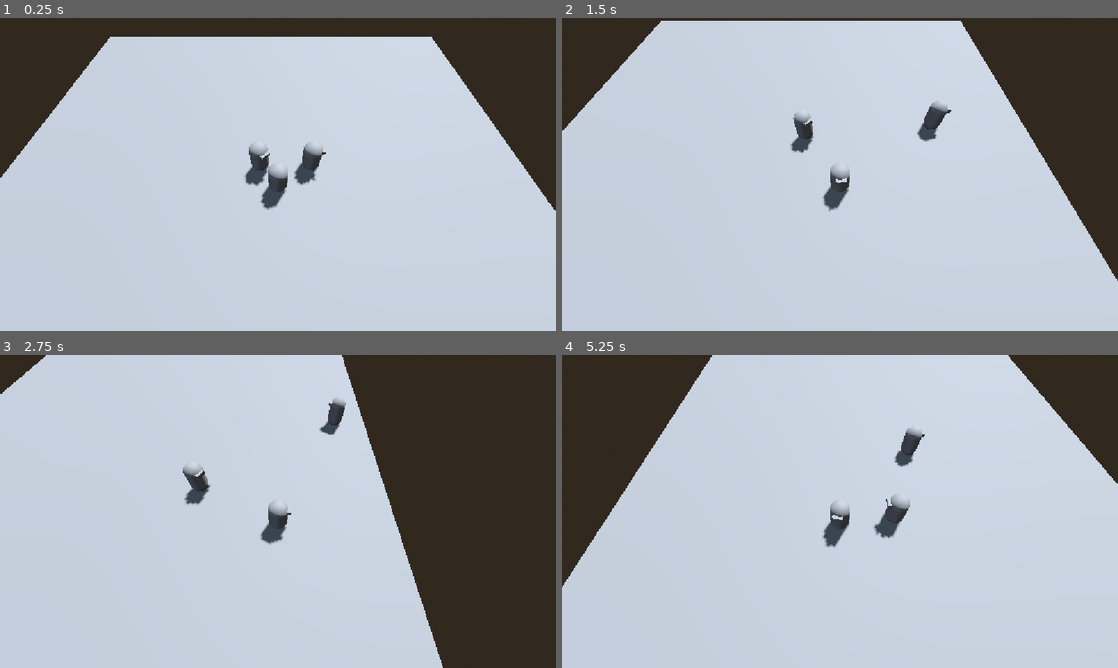
Above: before the commit, frames 1-4 (two rows, left to right).
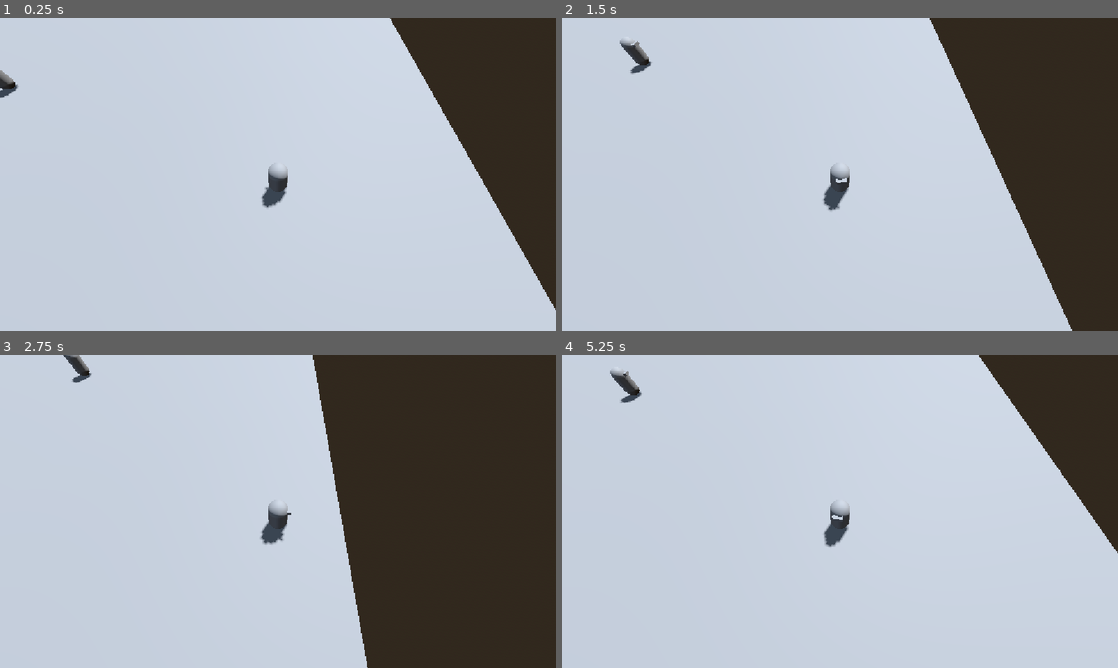
Above: after the commit, the same moments.

Repository: PHS-TSA/VideoGame2027
Game: Godot game, scene res://environment.tscn
The game is run twice, just before and just after one commit, with the same random seed, the same clock (stepped at 60 frames per second) and the same inputs.
Inputs:
- Up to frame 1 (0.25 s): no input
- Up to frame 2 (1.5 s): tap Enter (ui_accept) at 0.5, 0.77 s; hold Right (ui_right) 0.53-1.28 s; hold C (Crouch) 0.53-1.28 s; hold Down (ui_down) from 1.28 s (still down); tap R (roll) at 1.35 s
- Up to frame 3 (2.75 s): tap Enter (ui_accept) at 1.52 s; release Down (ui_down) at 2.03 s; hold Right (ui_right) from 2.03 s (still down); hold Shift (shift) from 2.03 s (still down)
- Up to frame 4 (5.25 s): release Right (ui_right) at 2.78 s; release Shift (shift) at 2.78 s; hold Up (ui_up) 2.78-3.53 s; tap C (Crouch) at 2.85 s; tap Enter (ui_accept) at 3.02, 3.77, 4.52 s; hold Left (ui_left) 3.53-5.03 s; tap R (roll) at 3.6 s; tap Shift (shift) at 4.35 s; hold Down (ui_down) from 5.03 s (still down); hold C (Crouch) from 5.03 s (still down)

The runs differ from the first frame. In frame 1, 16% of the frame differs, in the area x 0-100%, y 0-94%; in frame 2, 14%; in frame 3, 11%; in frame 4, 15%.

Commit message:
enemy movement and tracking progress

Diff:
--- a/environment.tscn
+++ b/environment.tscn
@@ -17,10 +17,10 @@
 glow_enabled = true
 
 [sub_resource type="PlaneMesh" id="PlaneMesh_lkyv1"]
-size = Vector2(30, 30)
+size = Vector2(50, 50)
 
 [sub_resource type="BoxShape3D" id="BoxShape3D_6jop5"]
-size = Vector3(30, 0.01, 30)
+size = Vector3(50, 0.01, 50)
 
 [node name="Node3D" type="Node3D" unique_id=427661241]
 
@@ -32,15 +32,18 @@
 shadow_enabled = true
 
 [node name="player" parent="." unique_id=1487388572 instance=ExtResource("1_0dwx2")]
-transform = Transform3D(1, 0, 0, 0, 1, 0, 0, 0, 1, 0, 1, 0)
+transform = Transform3D(1, 0, 0, 0, 1, 0, 0, 0, 1, 13.59054, 1, 0)
 collision_layer = 2
 
 [node name="basicEnemy" parent="." unique_id=1330200711 instance=ExtResource("2_7b2gm")]
+transform = Transform3D(1, 0, 0, 0, 1, 0, 0, 0, 1, -7.6014833, 1.0185661, -8.244236)
 
 [node name="followingEnemy" parent="." unique_id=2096311272 node_paths=PackedStringArray("player") instance=ExtResource("3_wetts")]
+transform = Transform3D(1, 0, 0, 0, 1, 0, 0, 0, 1, -12.397759, 0.99138117, 0)
 player = NodePath("../player")
 
 [node name="MeshInstance3D" type="MeshInstance3D" parent="." unique_id=408966913]
+transform = Transform3D(1, 0, 0, 0, 1, 0, 0, 0, 1, -0.04034996, 0, -0.014564514)
 mesh = SubResource("PlaneMesh_lkyv1")
 
 [node name="StaticBody3D" type="StaticBody3D" parent="MeshInstance3D" unique_id=124208113]
--- a/followingEnemy.gd
+++ b/followingEnemy.gd
@@ -3,24 +3,61 @@
 
 const SPEED = 5.0
 
+
 @export var player: CharacterBody3D # Or Node3D, depending on its type
+var isFollowing = false
+var isInitalPositionRecorded = false
+#var isCurrentPositionRecorded = false
+var init_position: Vector3 = global_position
+#var current_position: Vector3 = global_position
+
+
+
 
 func _physics_process(delta: float) -> void:
-
 	if not is_on_floor():
 		velocity += get_gravity() * delta
 
-	var direction: Vector3 = global_position.direction_to(player.global_position)
 	var distance = global_position.distance_to(player.global_position)
 
-	var target_angle = atan2(-direction.x, -direction.z)
-	$MeshInstance3D.rotation.y = lerp_angle($MeshInstance3D.rotation.y, target_angle, 10.0 * delta)
+	if distance < 5:
+		isFollowing = true
+	elif distance > 10:
+		isFollowing = false
 
-	if distance > 3:
-		velocity.z = direction.z * SPEED
-		velocity.x = direction.x * SPEED
+	if isInitalPositionRecorded == false:
+		init_position = global_position
+		print(init_position)
+		isInitalPositionRecorded = true
+
+	if isFollowing:
+		var direction: Vector3 = global_position.direction_to(player.global_position)
+		var target_angle = atan2(-direction.x, -direction.z)
+		$MeshInstance3D.rotation.y = lerp_angle($MeshInstance3D.rotation.y, target_angle, 10.0 * delta)
+		if distance > 1: #adjust this to when they are really close (almost touching)
+			velocity.z = direction.z * SPEED
+			velocity.x = direction.x * SPEED
+		else:  #set this to lose condition (die condition)
+			velocity.z = 0
+			velocity.x = 0
+			#isCurrentPositionRecorded = false
 	else:
-		velocity.z = 0
-		velocity.x = 0
+		if global_position.distance_to(init_position) < 1:
+			velocity.z = 0
+			velocity.x = 0
+			$MeshInstance3D.rotation = Vector3.ZERO #reset to original position
+			print("at inital")
+		else:
+			#if isCurrentPositionRecorded == false:
+				#current_position = global_position
+				#print(current_position)
+				#isCurrentPositionRecorded = true
+			var init_direction: Vector3 = global_position.direction_to(init_position)
+			var target_angle = atan2(-init_direction.x, -init_direction.z)
+			$MeshInstance3D.rotation.y = lerp_angle($MeshInstance3D.rotation.y, target_angle, 10.0 * delta)
+			velocity.z = init_direction.z * SPEED
+			velocity.x = init_direction.x * SPEED
+
+			#not exactly at inital bt close enough... figure how to do that
 
 	move_and_slide()
